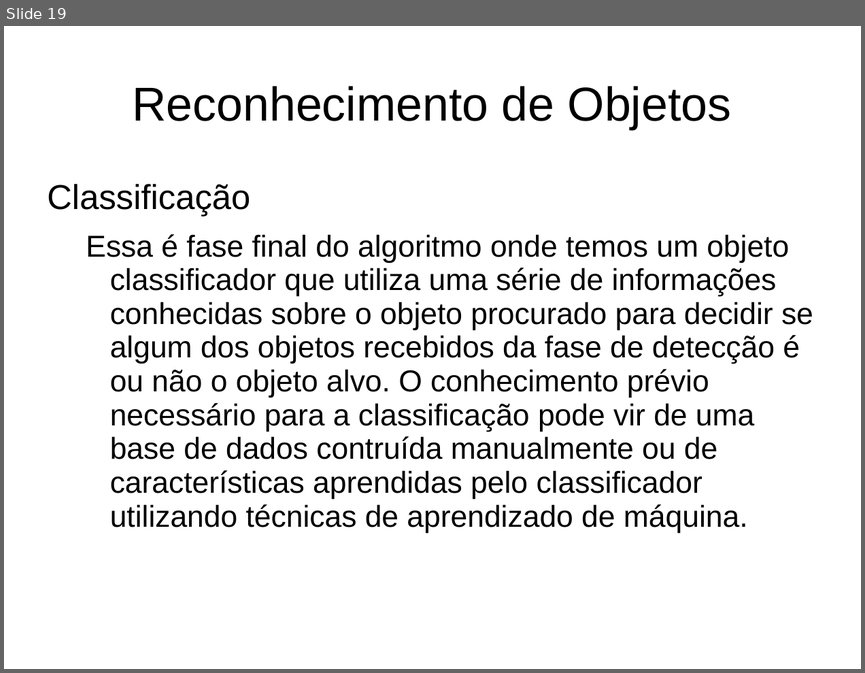
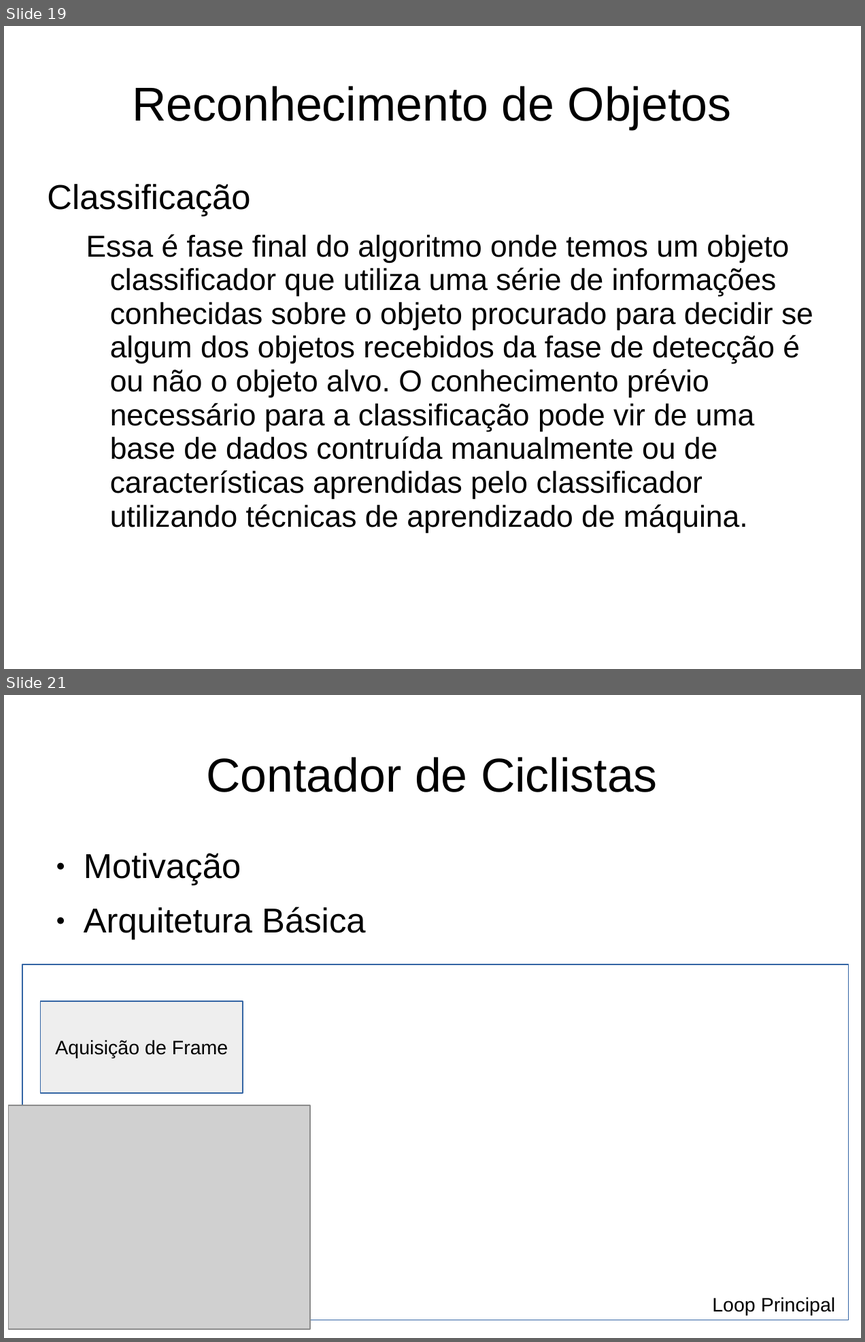
Before and after one commit to Wedeueis/Vis-o-Computacional-SPTW, a slide deck: VC_slideshow.ppt. Shown one above the other, each under a label of ours: slide 19 before the commit, slides 19 and 21 after it; the slides between them are not shown. The pictures are 865x673 and 865x1342 pixels, drawn with LibreOffice and Linux fonts; fonts in the diff are those of the drawing; grey boxes stand for pictures. Boxes give left, top, right and bottom in pixels: in the first picture for what was removed or moved away, otherwise in the second. Text is boxed around its words. In the diff, an @@ line names an element or a change of style, - is before the commit and + after.

```diff
--- a/VC_slideshow.ppt
+++ b/VC_slideshow.ppt
@@ slide 21 added at (x1=4, y1=695, x2=861, y2=1338), background #FFFFFF @@
@@ title added at (x1=207, y1=757, x2=657, y2=792), 44 pt, text #000000 @@
+Contador de Ciclistas
@@ text added at (x1=84, y1=853, x2=365, y2=939), 32 pt, text #000000 @@
+● Motivação
+● Arquitetura Básica
@@ rectangle added at (x1=22, y1=965, x2=849, y2=1320), fill #FFFFFF, outline #3465A4 0.74 pt @@
@@ rectangle added at (x1=41, y1=1001, x2=243, y2=1093), fill #EEEEEE, outline #3465A4 0.74 pt, 18 pt, text #000000 @@
+Aquisição de Frame
@@ picture added at (x1=9, y1=1106, x2=310, y2=1329) @@
@@ text added at (x1=712, y1=1297, x2=835, y2=1314), 18 pt, text #000000 @@
+Loop Principal
```
Also in this commit, not shown: 1 slide changed, 7 other slides added, 4 other files.
